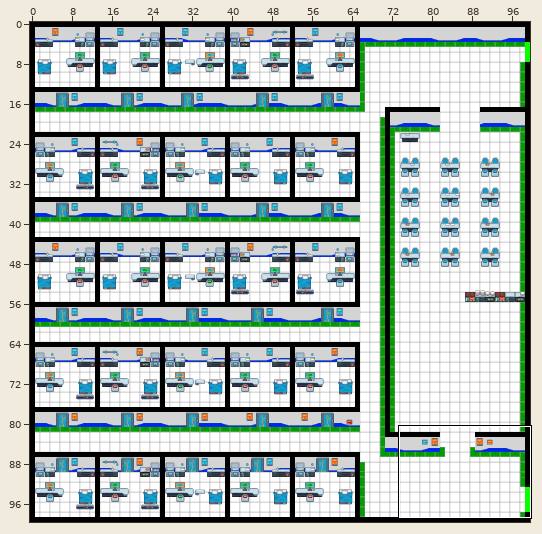
Two versions of a level (Tiled map (JSON), game/assets/maps/ZL_ZONE_SECRETE_1.json). Above, an overview of the earlier version with the close-up marked.
Close-up. First the earlier version:
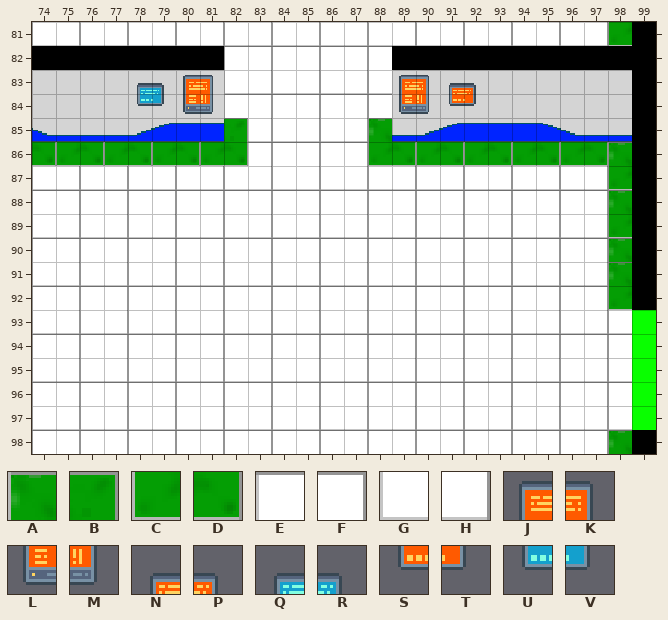
Cells are 16x16 px. Shown: x 74..99, y 81..98. The commit also changed other parts of the map, which this record leaves out.
Key: from "newstileset": A 22, B 23, C 84, D 85, E 248, F 249, G 310, H 311, J 1127, K 1128, L 1189, M 1190, N 1251, P 1252, Q 1253, R 1254, S 1313, T 1314, U 1315, V 1316.
_ is an empty cell, # one hidden under a higher layer.
Layers that did not change in this view are not listed.
Layer "Calque 1 Sol" before, first column x 74:
81 GHGHGHGHGHGHGHGHGHGHGHGHC#
82 ########EFEFEFE###########
83 ########GHGHGHG###########
84 ########EFEFEFE###########
85 ########BHGHGHA###########
86 DCDCDCDCDFEFEFCDCDCDCDCDA#
87 GHGHGHGHGHGHGHGHGHGHGHGHC#
88 EFEFEFEFEFEFEFEFEFEFEFEFA#
89 GHGHGHGHGHGHGHGHGHGHGHGHC#
90 EFEFEFEFEFEFEFEFEFEFEFEFA#
91 GHGHGHGHGHGHGHGHGHGHGHGHA#
92 EFEFEFEFEFEFEFEFEFEFEFEFC#
93 GHGHGHGHGHGHGHGHGHGHGHGHG#
94 EFEFEFEFEFEFEFEFEFEFEFEFE#
95 GHGHGHGHGHGHGHGHGHGHGHGHG#
96 EFEFEFEFEFEFEFEFEFEFEFEFE#
97 GHGHGHGHGHGHGHGHGHGHGHGHG#
98 EFEFEFEFEFEFEFEFEFEFEFEFA#
Layer "Calque 3 Décoration 1" before, first column x 74:
81 __________________________
82 __________________________
83 ____QRJK_______JKNP_______
84 ____UVLM_______LMST_______
85 __________________________
86 __________________________
87 __________________________
88 __________________________
89 __________________________
90 __________________________
91 __________________________
92 __________________________
93 __________________________
94 __________________________
95 __________________________
96 __________________________
97 __________________________
98 __________________________
After the commit:
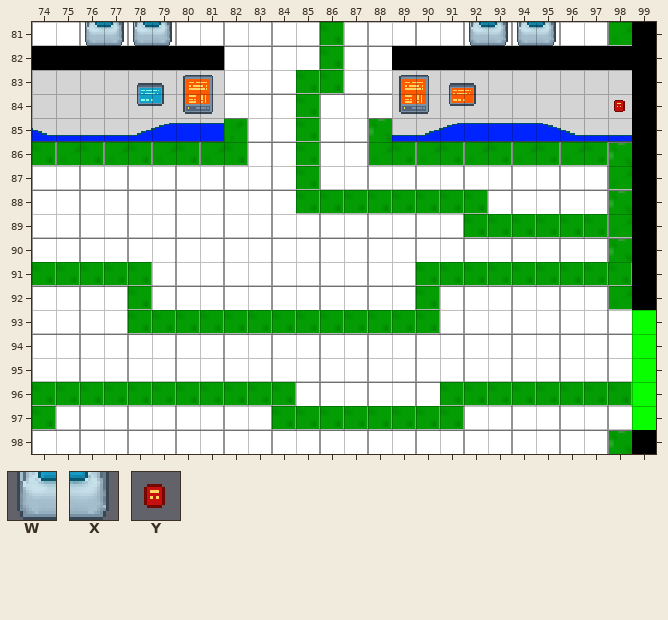
Further tiles: from "newstileset": W 694, X 695, Y 1250.
The edit:
Changed rows in their new state; . is an unchanged cell.
Layer "Calque 1 Sol":
first column x 74:
81 ............D............
82 ............D............
83 ...........DD............
84 ...........D.............
85 ...........D.............
86 ...........D.............
87 ...........D.............
88 ...........DDDDDDDD......
89 ..................DDDDDD.
91 DDDDD...........DDDDDDDDD
92 ....D...........D........
93 ....DDDDDDDDDDDDD........
96 DDDDDDDDDDD......DDDDDDDD
97 D.........DDDDDDDD.......
Layer "Calque 3 Décoration 1":
first column x 98:
84 Y
Layer "Calque 4 Décoration 2":
first column x 76:
81 WXWX............WXWX
Pixel boxes of the changes (left, top, right, bottom) in both close-ups:
added: (85, 22, 172, 46)
changed: (296, 22, 607, 238)
added: (614, 100, 625, 112)
changed: (32, 262, 632, 334)
changed: (32, 382, 632, 430)
